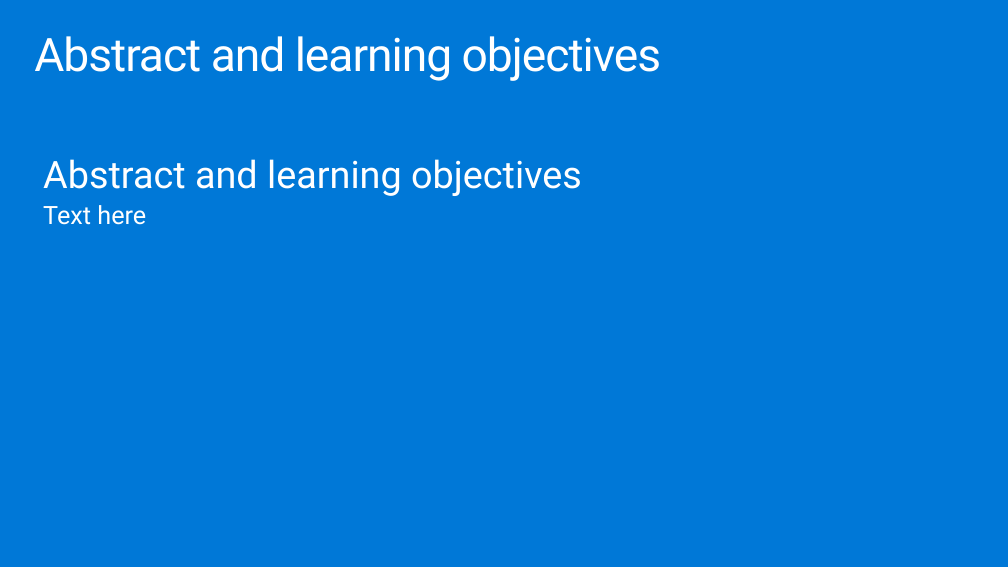
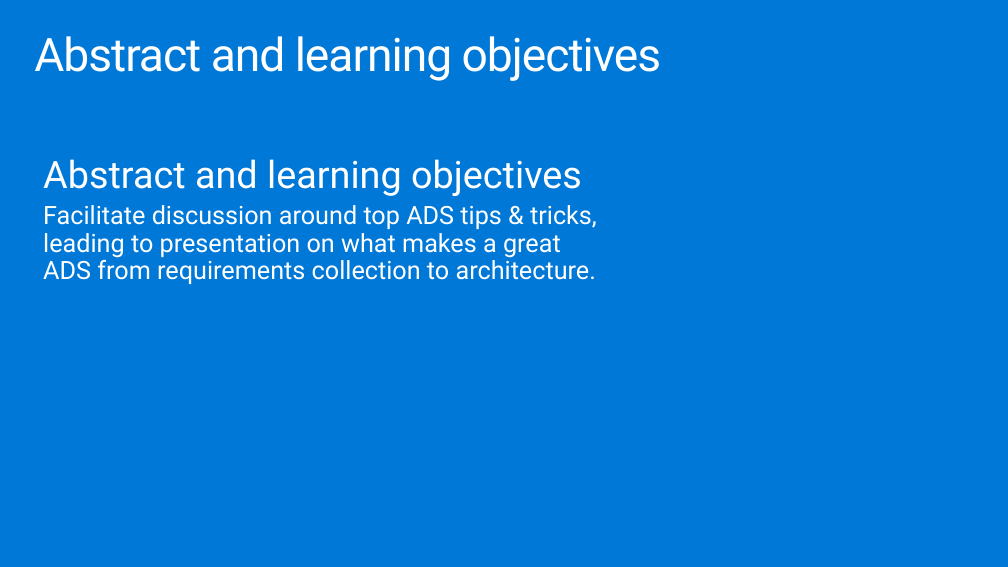
Before and after one commit to solliancenet/ica-wbs, a slide deck: slide 2 of Financial service modernization workshop/mastering-the-ads-deck.pptx (slide 3 before the commit). Drawn at 1008x567 pixels with LibreOffice and Linux fonts; fonts in the diff are those of the drawing. Boxes give left, top, right and bottom in pixels: in the first picture for what was removed or moved away, otherwise in the second. Text is boxed around its words. In the diff, an @@ line names an element or a change of style, - is before the commit and + after.

```diff
--- a/Financial service modernization workshop/mastering-the-ads-deck.pptx
+++ b/Financial service modernization workshop/mastering-the-ads-deck.pptx
@@ text at (43,205,597,284): text changed @@
-Text here
+Facilitate discussion around top ADS tips & tricks, leading to presentation on what makes a great ADS from requirements collection to architecture.
```
Also in this commit, not shown: 1 other slide changed, 9 slides added, 23 slides removed.
